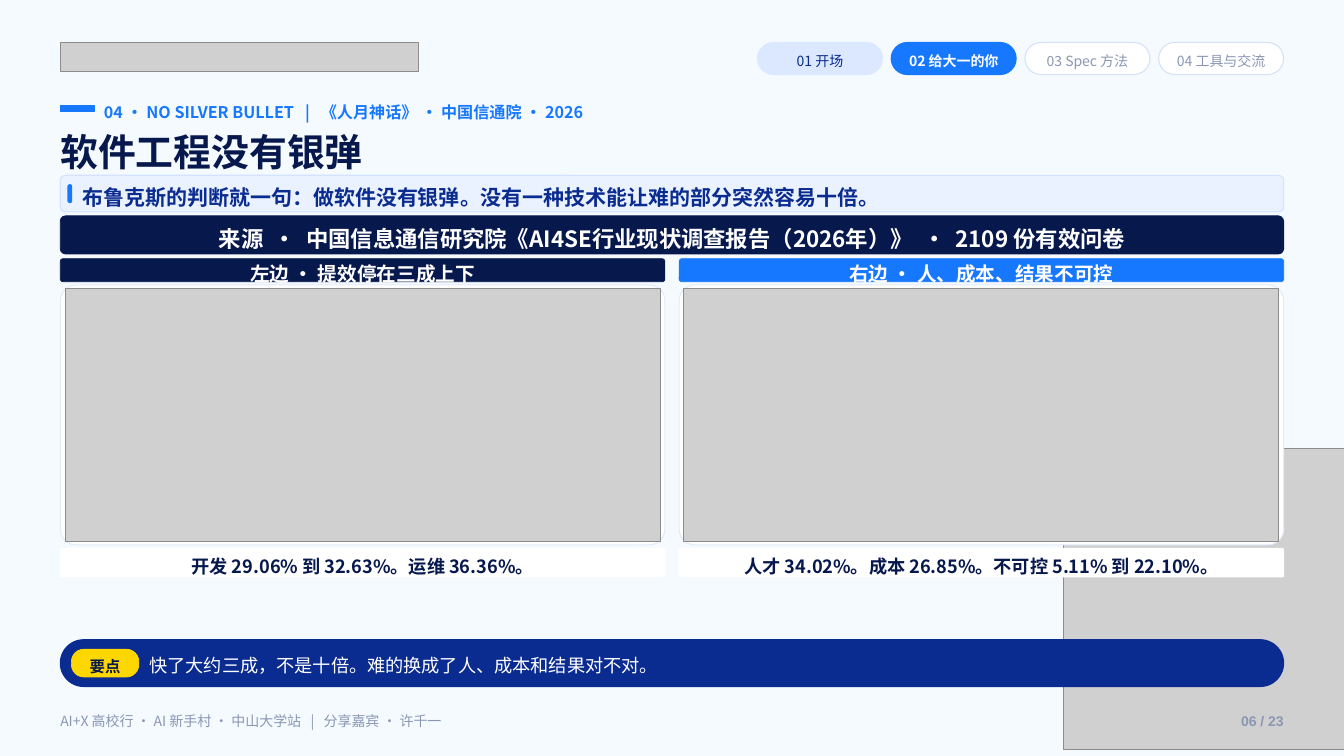
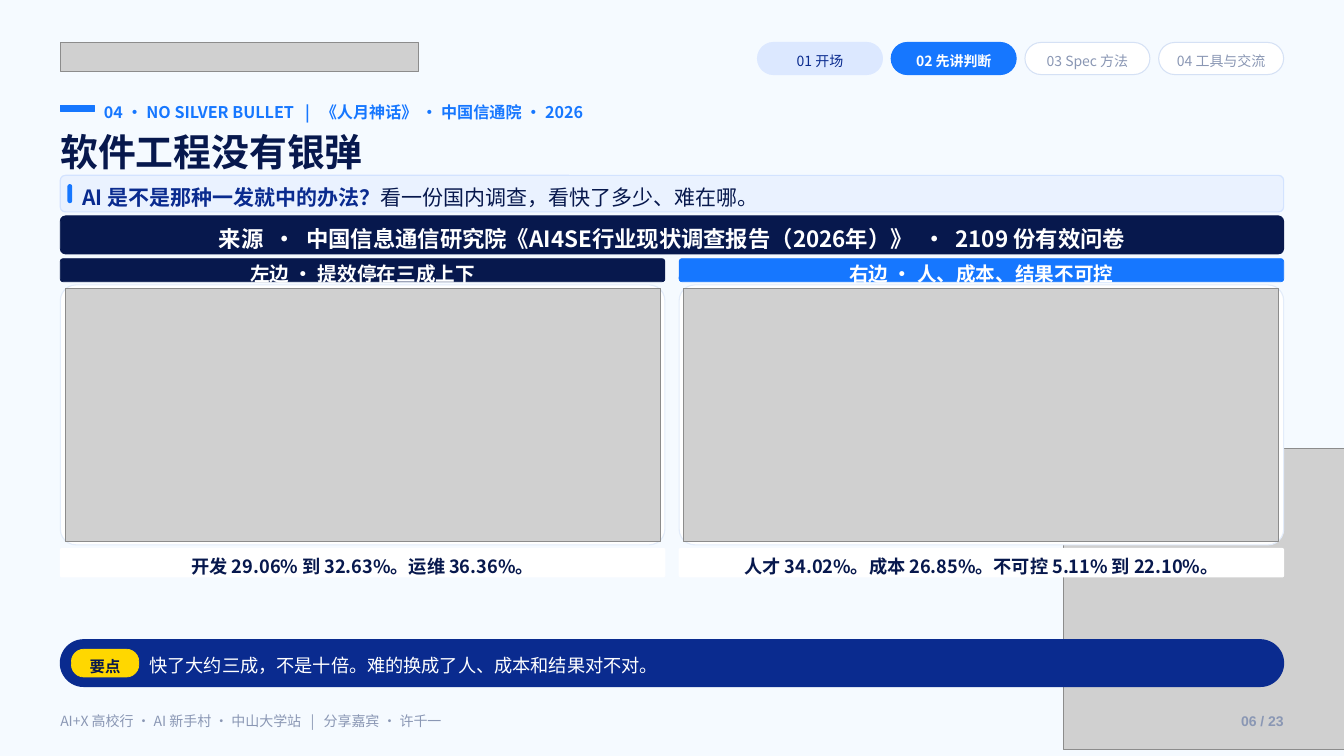
Before and after one commit to Frocir/aix-talk, a slide deck: slide 6 of aix-talk-26pages.pptx. Drawn at 1344x756 pixels with LibreOffice and Linux fonts; fonts in the diff are those of the drawing; grey boxes stand for pictures. Boxes give left, top, right and bottom in pixels: in the first picture for what was removed or moved away, otherwise in the second. Text is boxed around its words. In the diff, an @@ line names an element or a change of style, - is before the commit and + after.

```diff
--- a/aix-talk-26pages.pptx
+++ b/aix-talk-26pages.pptx
@@ text at (916,54,992,67): text changed @@
-02 给大一的你
+02 先讲判断
@@ text at (82,187,758,207): text changed; text colour #0A2B8F to #07184D; bold off @@
-布鲁克斯的判断就一句：做软件没有银弹。没有一种技术能让难的部分突然容易十倍。
+AI 是不是那种一发就中的办法？看一份国内调查，看快了多少、难在哪。
```
Also in this commit, not shown: 20 other slides changed, 1 other file.
